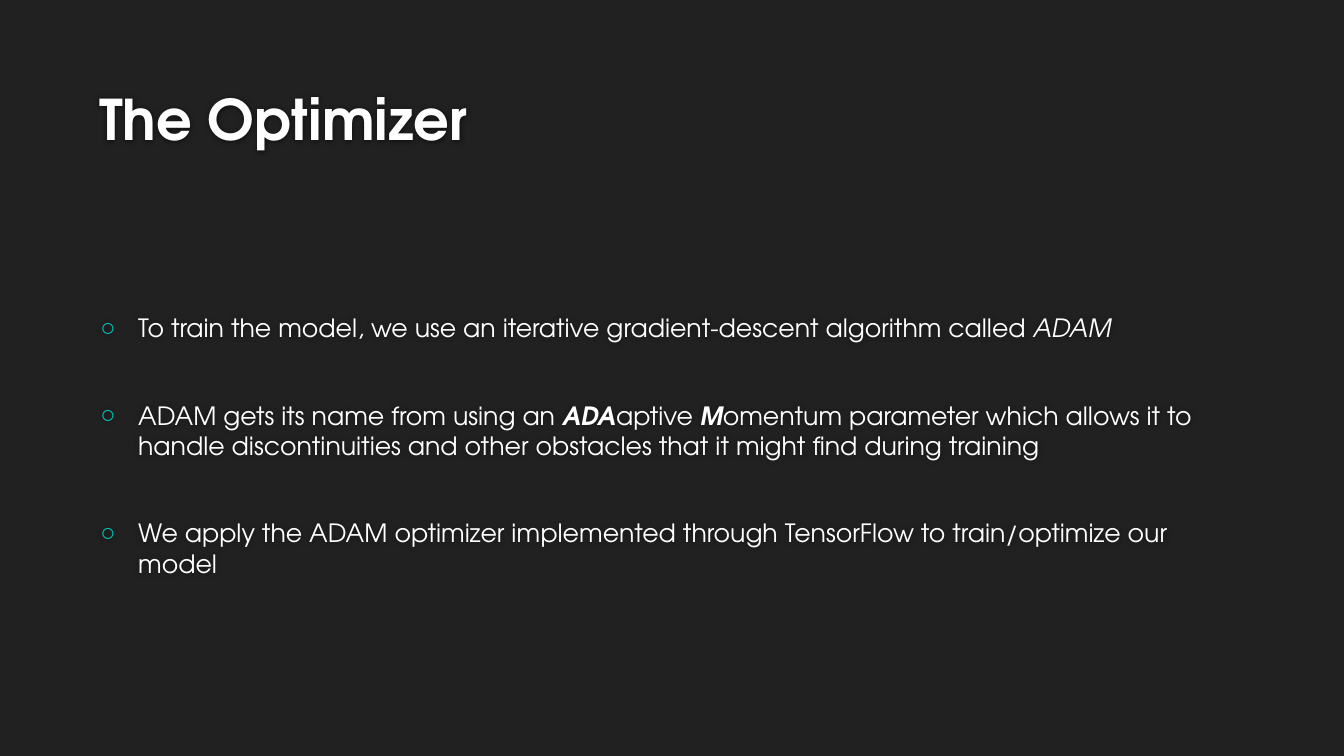
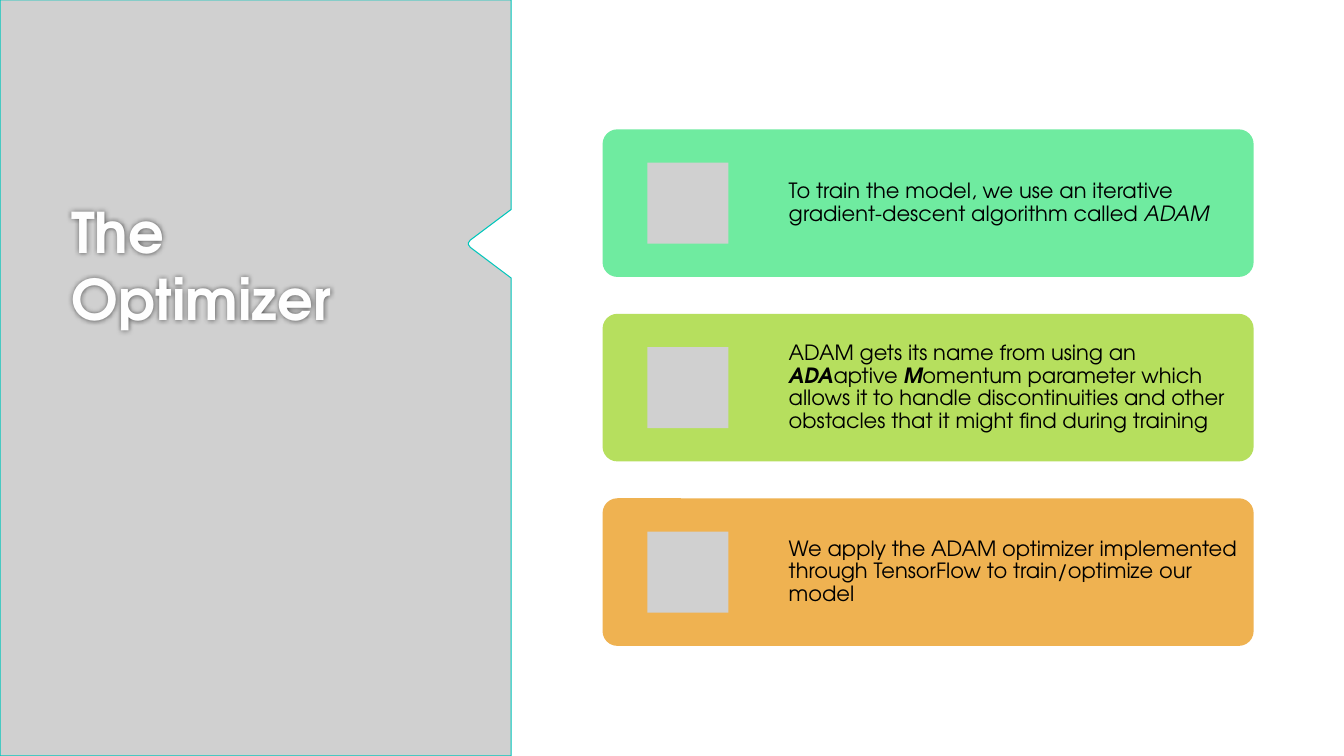
Before and after one commit to landonbuell/Buell-Masters-Project, a slide deck: slide 17 of milestones/BUELL_ENGR6970_Milestone04.pptx (slide 18 before the commit). Drawn at 1344x756 pixels with LibreOffice and Linux fonts; fonts in the diff are those of the drawing; grey boxes stand for pictures; background and template pictures are left out. Boxes give left, top, right and bottom in pixels: in the first picture for what was removed or moved away, otherwise in the second. Text is boxed around its words. In the diff, an @@ line names an element or a change of style, - is before the commit and + after.

```diff
--- a/milestones/BUELL_ENGR6970_Milestone04.pptx
+++ b/milestones/BUELL_ENGR6970_Milestone04.pptx
@@ background #212121 to #FFFFFF @@
@@ picture added at [0,0,511,756] @@
@@ title "The Optimizer": place and size @@
-title "The Optimizer" at [99,97,468,151]
+title "The Optimizer" at [71,212,331,330]
@@ title "The Optimizer" at [71,212,331,330]: vertical alignment bottom to top @@
@@ text removed at [138,318,1191,574] @@
-○ To train the model, we use an iterative gradient-descent algorithm called ADAM
-○ ADAM gets its name from using an ADAaptive Momentum parameter which allows it to handle discontinuities and other obstacles that it might find during training
-○ We apply the ADAM optimizer implemented through TensorFlow to train/optimize our model
@@ group added at [603,129,1254,645]: 3 rounded rectangles, 3 pictures, 3 texts @@
+To train the model, we use an iterative gradient-descent algorithm called ADAM
+ADAM gets its name from using an ADAaptive Momentum parameter which allows it to handle discontinuities and other obstacles that it might find during training
+We apply the ADAM optimizer implemented through TensorFlow to train/optimize our model
```
Also in this commit, not shown: 4 other slides changed, 3 slides added, 4 slides removed.
